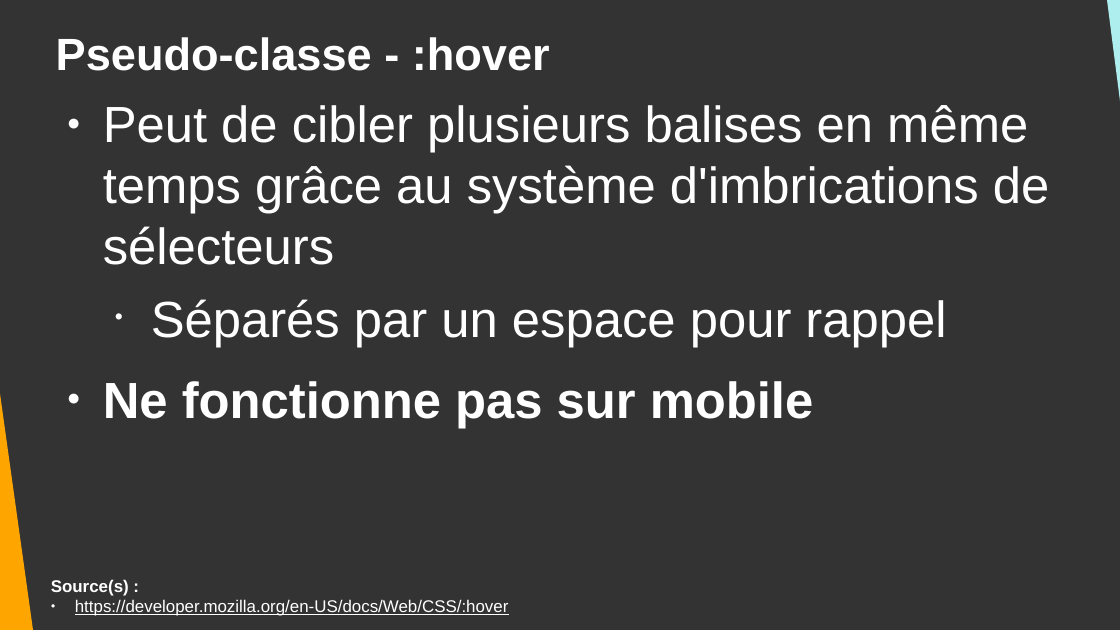
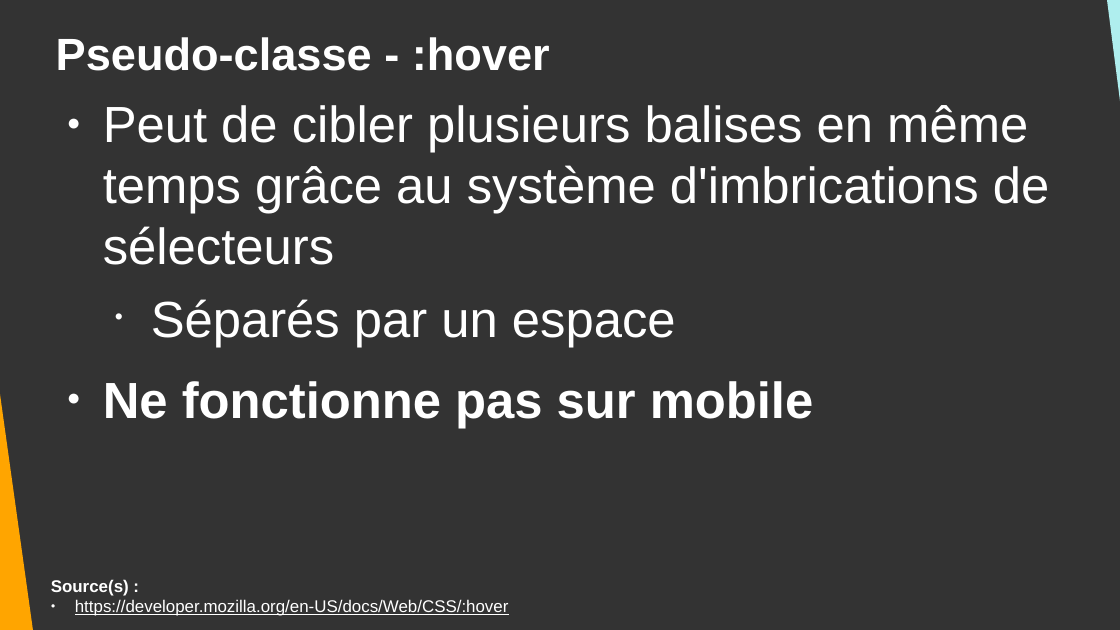
Before and after one commit to DanYellow/cours, a slide deck: slide 13 of integration-web-s2/travaux-pratiques/numero-2/presentation.odp. Drawn at 1120x630 pixels with LibreOffice and Linux fonts; fonts in the diff are those of the drawing. Boxes give left, top, right and bottom in pixels: in the first picture for what was removed or moved away, otherwise in the second. Text is boxed around its words. In the diff, an @@ line names an element or a change of style, - is before the commit and + after.

```diff
--- a/integration-web-s2/travaux-pratiques/numero-2/presentation.odp
+++ b/integration-web-s2/travaux-pratiques/numero-2/presentation.odp
@@ text at [151,299,676,347]: text changed @@
-  • Séparés par un espace pour rappel
+  • Séparés par un espace
```
Also in this commit, not shown: 9 other slides changed, 1 other file.
